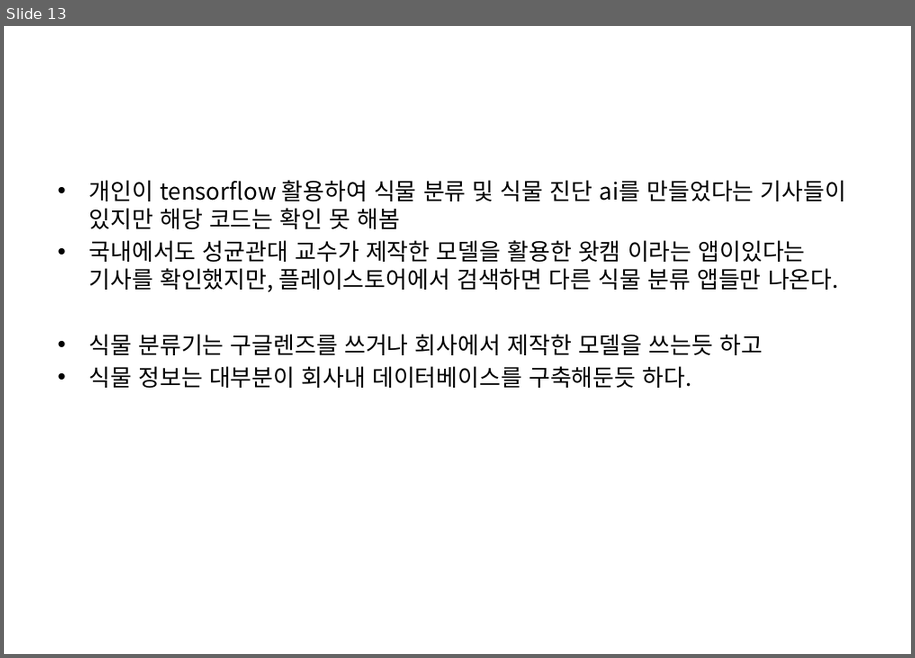
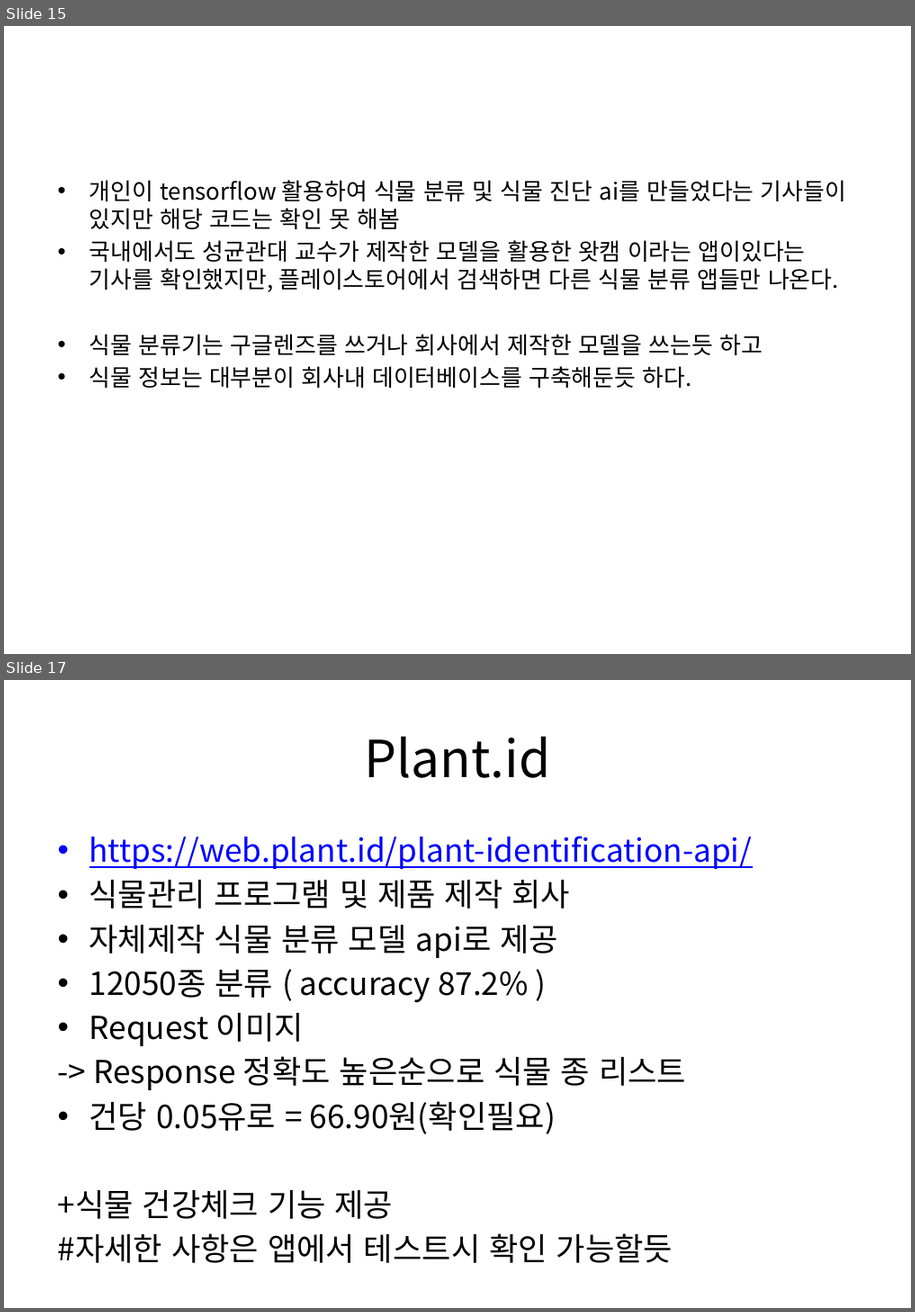
Before and after one commit to s45000/FlowerManage, a slide deck: 꽃어플리케이션.pptx. Shown one above the other, each under a label of ours: slide 13 before the commit, slides 15 and 17 after it; the slides between them are not shown. The pictures are 915x658 and 915x1312 pixels, drawn with LibreOffice and Linux fonts; fonts in the diff are those of the drawing. Boxes give left, top, right and bottom in pixels: in the first picture for what was removed or moved away, otherwise in the second. Text is boxed around its words. In the diff, an @@ line names an element or a change of style, - is before the commit and + after.

```diff
--- a/꽃어플리케이션.pptx
+++ b/꽃어플리케이션.pptx
@@ slide 17 added at (x1=4, y1=680, x2=911, y2=1308), background #FFFFFF @@
@@ title added at (x1=364, y1=736, x2=550, y2=778), 44 pt, text #000000 @@
+Plant.id
@@ text added at (x1=58, y1=836, x2=753, y2=1263), 27.2 pt, text #000000 @@
+• https://web.plant.id/plant-identification-api/
+• 식물관리 프로그램 및 제품 제작 회사
+• 자체제작 식물 분류 모델 api로 제공
+• 12050종 분류 ( accuracy 87.2% )
+• Request 이미지
+-> Response 정확도 높은순으로 식물 종 리스트
+• 건당 0.05유로 = 66.90원(확인필요)
++식물 건강체크 기능 제공
+#자세한 사항은 앱에서 테스트시 확인 가능할듯
@@ what was slide 13 is now slide 15 @@
```
Also in this commit, not shown: 1 slide changed, 8 other slides added, 1 slide removed, 3 other files.
